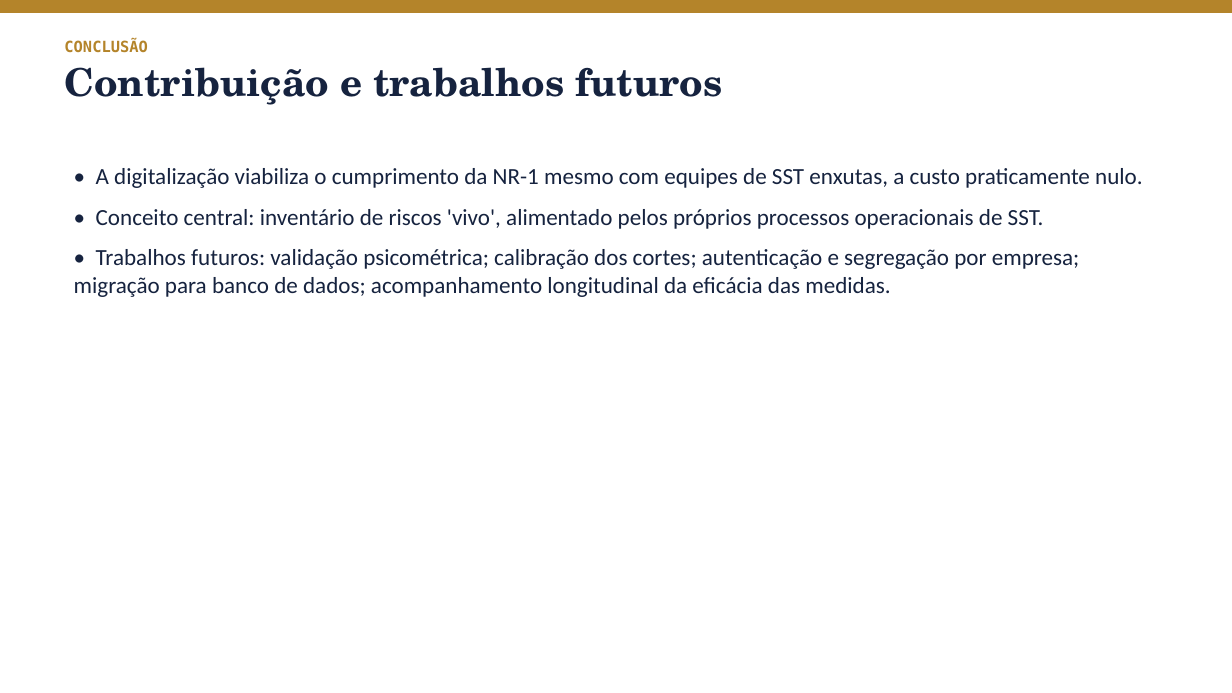
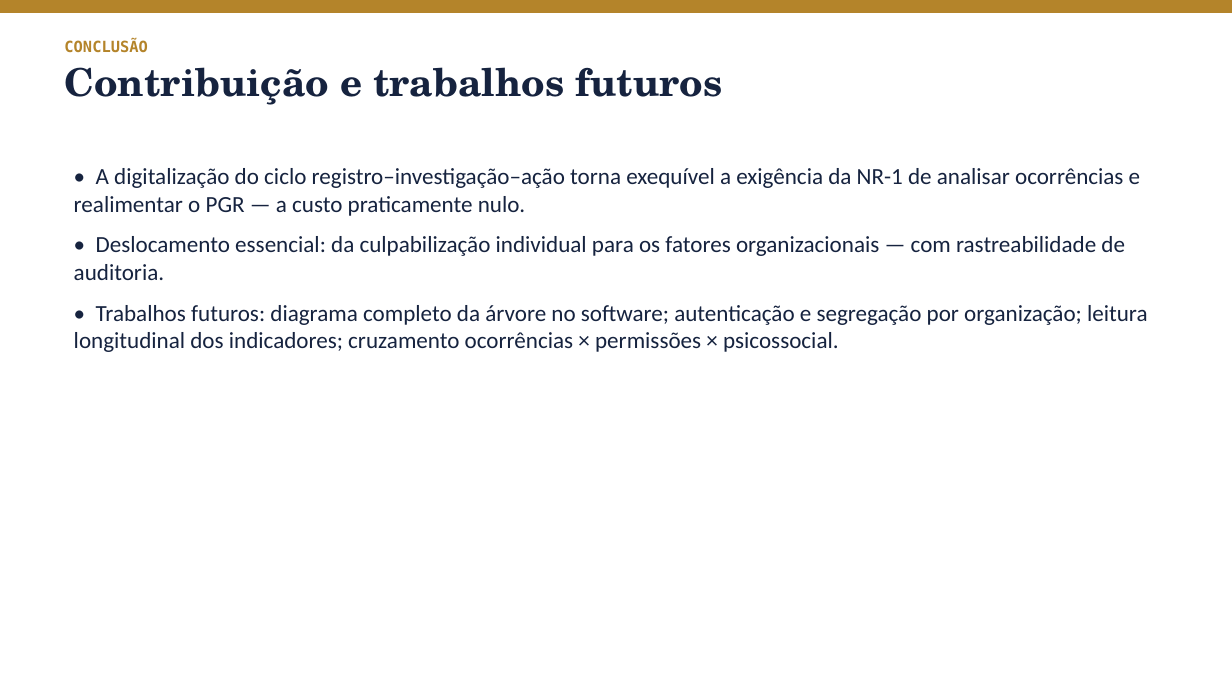
Before and after one commit to rodrigozambon20-del/TCCENGENHARIASEGURAN-A, a slide deck: slide 12 of docs/tcc/apresentacao/Apresentacao_Banca_Psike.pptx. Drawn at 1232x693 pixels with LibreOffice and Linux fonts; fonts in the diff are those of the drawing. Boxes give left, top, right and bottom in pixels: in the first picture for what was removed or moved away, otherwise in the second. Text is boxed around its words. In the diff, an @@ line names an element or a change of style, - is before the commit and + after.

```diff
--- a/docs/tcc/apresentacao/Apresentacao_Banca_Psike.pptx
+++ b/docs/tcc/apresentacao/Apresentacao_Banca_Psike.pptx
@@ text at [74,168,1148,352]: text changed @@
-• A digitalização viabiliza o cumprimento da NR-1 mesmo com equipes de SST enxutas, a custo praticamente nulo.
-• Conceito central: inventário de riscos 'vivo', alimentado pelos próprios processos operacionais de SST.
-• Trabalhos futuros: validação psicométrica; calibração dos cortes; autenticação e segregação por empresa; migração para banco de dados; acompanhamento longitudinal da eficácia das medidas.
+• A digitalização do ciclo registro–investigação–ação torna exequível a exigência da NR-1 de analisar ocorrências e realimentar o PGR — a custo praticamente nulo.
+• Deslocamento essencial: da culpabilização individual para os fatores organizacionais — com rastreabilidade de auditoria.
+• Trabalhos futuros: diagrama completo da árvore no software; autenticação e segregação por organização; leitura longitudinal dos indicadores; cruzamento ocorrências × permissões × psicossocial.
```
Also in this commit, not shown: 11 other slides changed, 1 slide added, 1 slide removed, 5 other files.
